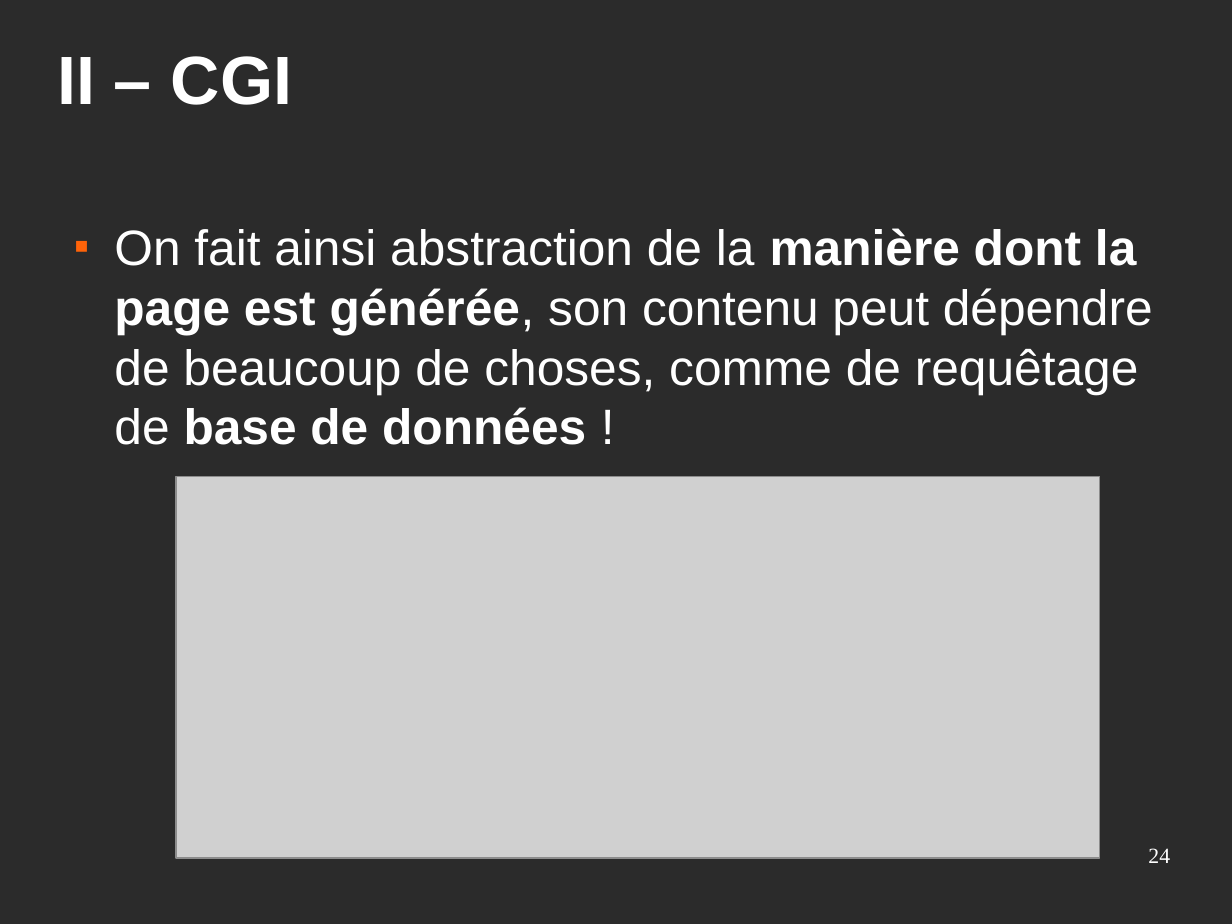
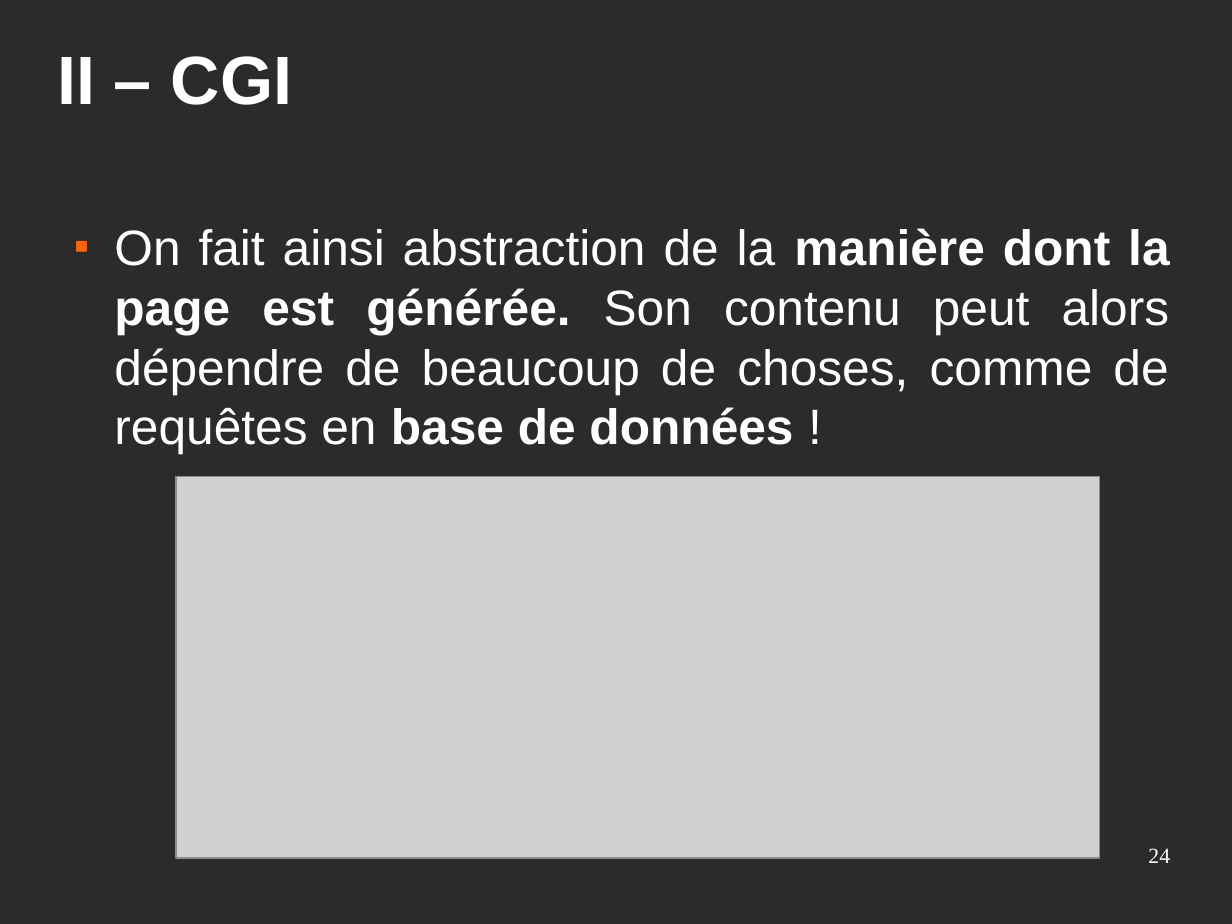
Before and after one commit to Eirbware/Formation, a slide deck: slide 24 of presentations/fondements.odp. Drawn at 1232x924 pixels with LibreOffice and Linux fonts; fonts in the diff are those of the drawing; grey boxes stand for pictures; background and template pictures are left out; a plain dark background stands for a picture behind light text. Boxes give left, top, right and bottom in pixels: in the first picture for what was removed or moved away, otherwise in the second. Text is boxed around its words. In the diff, an @@ line names an element or a change of style, - is before the commit and + after.

```diff
--- a/presentations/fondements.odp
+++ b/presentations/fondements.odp
@@ text at (x1=114, y1=228, x2=1170, y2=454): text changed @@
-■ On fait ainsi abstraction de la manière dont la page est générée, son contenu peut dépendre de beaucoup de choses, comme de requêtage de base de données !
+■ On fait ainsi abstraction de la manière dont la page est générée. Son contenu peut alors dépendre de beaucoup de choses, comme de requêtes en base de données !
```
Also in this commit, not shown: 21 other slides changed, 2 other files.
